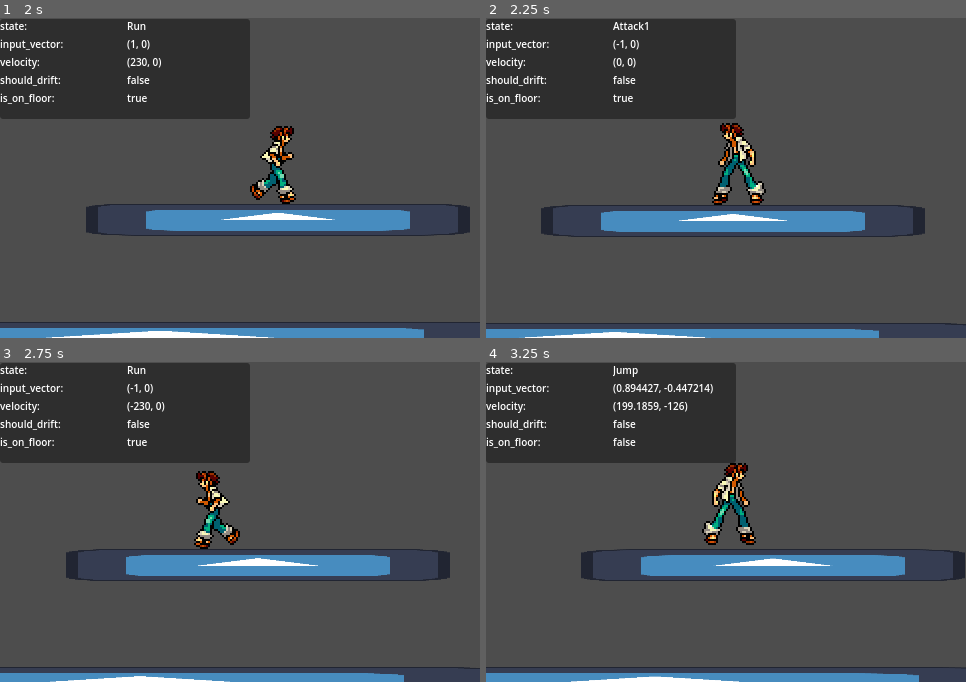
Above: before the commit, frames 1-4 (two rows, left to right).
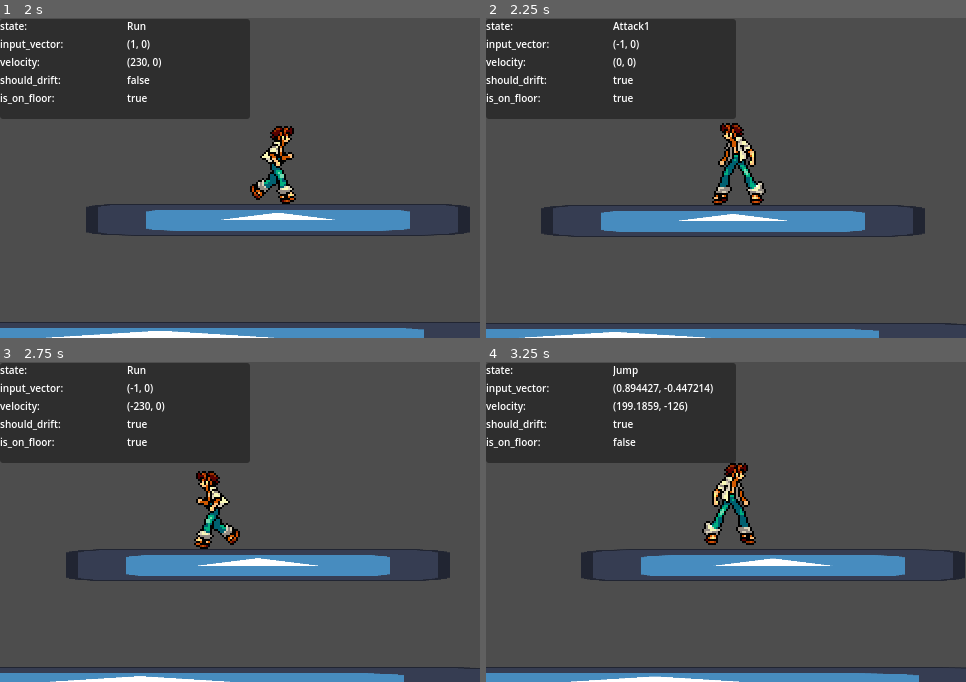
Above: after the commit, the same moments.

Repository: GianiStatie/master_of_spirits
Game: Godot game, scene res://main.tscn
The game is run twice, just before and just after one commit, with the same random seed, the same clock (stepped at 60 frames per second) and the same inputs. The engine's default icon, where the game draws it, is replaced by a stand-in: a white triangle on a blue panel in a dark square.
Inputs:
- Up to frame 1 (2 s): hold Right (ui_right) from 0.53 s (still down); tap Z (player_attack) at 0.6, 1.35 s; tap X (player_jump) at 0.77, 1.52 s
- Up to frame 2 (2.25 s): release Right (ui_right) at 2.03 s; hold Left (ui_left) from 2.03 s (still down); tap Z (player_attack) at 2.1 s
- Up to frame 3 (2.75 s): keep holding Left (ui_left)
- Up to frame 4 (3.25 s): release Left (ui_left) at 2.78 s; hold Right (ui_right) from 2.78 s (still down); tap Z (player_attack) at 2.85 s; tap X (player_jump) at 3.02 s

Frame 1 is identical in both runs. In frame 2, less than 0.1% of the frame differs, in the area x 26-32%, y 18-21%; in frame 3, less than 0.1%; in frame 4, less than 0.1%.

Commit message:
Added abstract attack state

Diff:
--- a/src/player/player.gd
+++ b/src/player/player.gd
@@ -26,8 +26,7 @@
 
 	state_values["input_vector"] = str(input_vector)
 	state_values["velocity"] = str(velocity)
-#	state_values["should_drift"] = str(runState.should_drift)
-	state_values["should_drift"] = str(sitAttackState.finished_attacking)
+	state_values["should_drift"] = str(runState.should_drift)
 	state_values["state"] = stateMachine.state.name
 	state_values["is_on_floor"] = str(is_on_floor())
 	debugConsole.set_values(state_values)
--- a/src/player/player.tscn
+++ b/src/player/player.tscn
@@ -12,9 +12,10 @@
 [ext_resource type="Script" path="res://src/player/states/Fall.gd" id="9_iknwe"]
 [ext_resource type="Script" path="res://src/player/states/Land.gd" id="10_k2cgt"]
 [ext_resource type="Script" path="res://src/player/states/Attack1.gd" id="11_xkf3w"]
+[ext_resource type="PackedScene" uid="uid://col1veiclgbsm" path="res://src/player/states/AbstractAttack.tscn" id="12_l4s58"]
 [ext_resource type="Script" path="res://src/player/states/Attack2.gd" id="12_sceus"]
-[ext_resource type="Script" path="res://src/player/Attack3.gd" id="13_xyy0k"]
 [ext_resource type="Script" path="res://src/player/states/SitAttack.gd" id="14_gq3kd"]
+[ext_resource type="Script" path="res://src/player/states/Attack3.gd" id="15_gh41p"]
 
 [sub_resource type="Animation" id="Animation_kgfjy"]
 resource_name = "Attack"
@@ -43,7 +44,7 @@
 "transitions": PackedFloat32Array(1),
 "values": [{
 "args": [],
-"method": &"_finished_attack1"
+"method": &"_on_finished_attack"
 }]
 }
 
@@ -74,7 +75,7 @@
 "transitions": PackedFloat32Array(1),
 "values": [{
 "args": [],
-"method": &"_finished_attack2"
+"method": &"_on_finished_attack"
 }]
 }
 
@@ -105,7 +106,7 @@
 "transitions": PackedFloat32Array(1),
 "values": [{
 "args": [],
-"method": &"_finished_attack3"
+"method": &"_on_finished_attack"
 }]
 }
 
@@ -341,7 +342,7 @@
 "transitions": PackedFloat32Array(1),
 "values": [{
 "args": [],
-"method": &"_finished_sit_attack"
+"method": &"_on_finished_attack"
 }]
 }
 
@@ -586,38 +587,19 @@
 [node name="Land" type="Node" parent="StateMachine"]
 script = ExtResource("10_k2cgt")
 
-[node name="Attack1" type="Node" parent="StateMachine"]
+[node name="Attack1" parent="StateMachine" instance=ExtResource("12_l4s58")]
 script = ExtResource("11_xkf3w")
 
-[node name="ComboTimer" type="Timer" parent="StateMachine/Attack1"]
-wait_time = 0.1
-one_shot = true
-
-[node name="AttackDebounce" type="Timer" parent="StateMachine/Attack1"]
-wait_time = 0.35
-one_shot = true
-
-[node name="Attack2" type="Node" parent="StateMachine"]
+[node name="Attack2" parent="StateMachine" instance=ExtResource("12_l4s58")]
 script = ExtResource("12_sceus")
 
-[node name="ComboTimer" type="Timer" parent="StateMachine/Attack2"]
-wait_time = 0.1
-one_shot = true
-
-[node name="Attack3" type="Node" parent="StateMachine"]
-script = ExtResource("13_xyy0k")
-
-[node name="ComboTimer" type="Timer" parent="StateMachine/Attack3"]
-wait_time = 0.1
-one_shot = true
-
-[node name="SitAttack" type="Node" parent="StateMachine"]
+[node name="Attack3" parent="StateMachine" instance=ExtResource("12_l4s58")]
+script = ExtResource("15_gh41p")
+
+[node name="SitAttack" parent="StateMachine" instance=ExtResource("12_l4s58")]
 script = ExtResource("14_gq3kd")
 
-[node name="ComboTimer" type="Timer" parent="StateMachine/SitAttack"]
-wait_time = 0.1
-one_shot = true
-
-[node name="AttackDebounce" type="Timer" parent="StateMachine/SitAttack"]
-wait_time = 0.35
-one_shot = true
+[node name="AttackDebounce" parent="StateMachine/SitAttack" index="1"]
+wait_time = 0.3
+
+[editable path="StateMachine/SitAttack"]
--- /dev/null
+++ b/src/player/states/AbstractAttack.gd
@@ -0,0 +1,19 @@
+# AbstractAttack.gd
+extends State
+class_name AbstractAttack
+
+@onready var comboTimer = $ComboTimer
+@onready var attackDebounce = $AttackDebounce
+
+var finished_attacking: bool
+var rushed_state: String
+
+func enter(_msg := {}) -> void:
+	finished_attacking = false
+	rushed_state = ""
+	attackDebounce.start()
+	owner.velocity = Vector2.ZERO
+
+func _on_finished_attack():
+	finished_attacking = true
+	comboTimer.start()
--- /dev/null
+++ b/src/player/states/AbstractAttack.tscn
@@ -0,0 +1,14 @@
+[gd_scene load_steps=2 format=3 uid="uid://col1veiclgbsm"]
+
+[ext_resource type="Script" path="res://src/player/states/AbstractAttack.gd" id="1_0n5f5"]
+
+[node name="AbstractAttack" type="Node"]
+script = ExtResource("1_0n5f5")
+
+[node name="ComboTimer" type="Timer" parent="."]
+wait_time = 0.1
+one_shot = true
+
+[node name="AttackDebounce" type="Timer" parent="."]
+wait_time = 0.35
+one_shot = true
--- a/src/player/states/Attack1.gd
+++ b/src/player/states/Attack1.gd
@@ -1,17 +1,5 @@
-# Attack1.gd
-extends State
+extends AbstractAttack
 
-@onready var comboTimer = $ComboTimer
-@onready var attackDebounce = $AttackDebounce
-
-var finished_attacking: bool
-var rushed_state: String
-
-func enter(_msg := {}) -> void:
-	finished_attacking = false
-	rushed_state = ""
-	attackDebounce.start()
-	owner.velocity = Vector2.ZERO
 
 func handle_input(_event: InputEvent) -> void:
 	if Input.is_action_just_pressed("player_attack"):
@@ -31,7 +19,3 @@
 			state_machine.transition_to("Idle")
 	if attackDebounce.is_stopped():
 		state_machine.transition_to("Idle")
-
-func _finished_attack1():
-	finished_attacking = true
-	comboTimer.start()
--- a/src/player/states/Attack2.gd
+++ b/src/player/states/Attack2.gd
@@ -1,15 +1,6 @@
 # Attack2.gd
-extends State
+extends AbstractAttack
 
-@onready var comboTimer = $ComboTimer
-
-var finished_attacking: bool
-var rushed_state: String
-
-func enter(_msg := {}) -> void:
-	finished_attacking = false
-	rushed_state = ""
-	owner.velocity = Vector2.ZERO
 
 func handle_input(_event: InputEvent) -> void:
 	if Input.is_action_just_pressed("player_attack"):
@@ -27,7 +18,3 @@
 			state_machine.transition_to(rushed_state)
 		if comboTimer.is_stopped():
 			state_machine.transition_to("Idle")
-
-func _finished_attack2():
-	finished_attacking = true
-	comboTimer.start()
--- a/src/player/Attack3.gd
+++ b/src/player/states/Attack3.gd
@@ -1,15 +1,5 @@
 # Attack3.gd
-extends State
-
-@onready var comboTimer = $ComboTimer
-
-var finished_attacking: bool
-var rushed_state: String
-
-func enter(_msg := {}) -> void:
-	finished_attacking = false
-	rushed_state = ""
-	owner.velocity = Vector2.ZERO
+extends AbstractAttack
 
 func handle_input(_event: InputEvent) -> void:
 	if Input.is_action_just_pressed("player_jump"):
@@ -25,7 +15,3 @@
 			state_machine.transition_to(rushed_state)
 		if comboTimer.is_stopped():
 			state_machine.transition_to("Idle")
-
-func _finished_attack3():
-	finished_attacking = true
-	comboTimer.start()
--- a/src/player/states/SitAttack.gd
+++ b/src/player/states/SitAttack.gd
@@ -1,14 +1,6 @@
-extends State
+# SitAttack.gd
+extends AbstractAttack
 
-var finished_attacking: bool
-
-@onready var comboTimer = $ComboTimer
-@onready var attackDebounce = $AttackDebounce
-
-func enter(_msg := {}) -> void:
-	finished_attacking = false
-	attackDebounce.start()
-	owner.velocity = Vector2.ZERO
 
 func update(_delta: float) -> void:
 	owner.animationState.travel("SitAttack")
@@ -18,7 +10,3 @@
 
 	if attackDebounce.is_stopped():
 		state_machine.transition_to("Sitting")
-
-func _finished_sit_attack():
-	comboTimer.start()
-	finished_attacking = true
Not shown: 1 places in main.tscn that only renumber resources
Not shown: 1 places in src/player/player.tscn that only renumber resources
